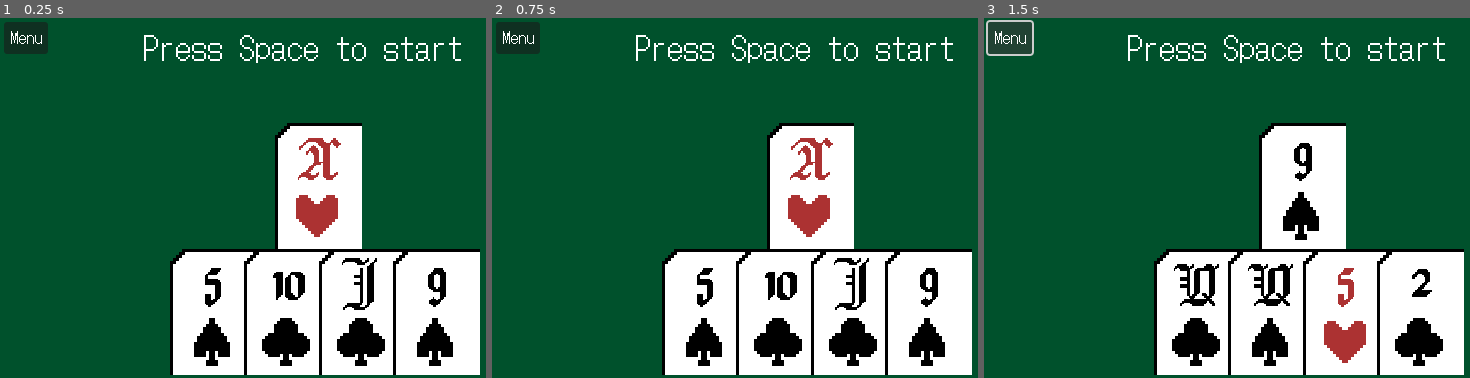
Above: before the commit, frames 1-3 (left to right).
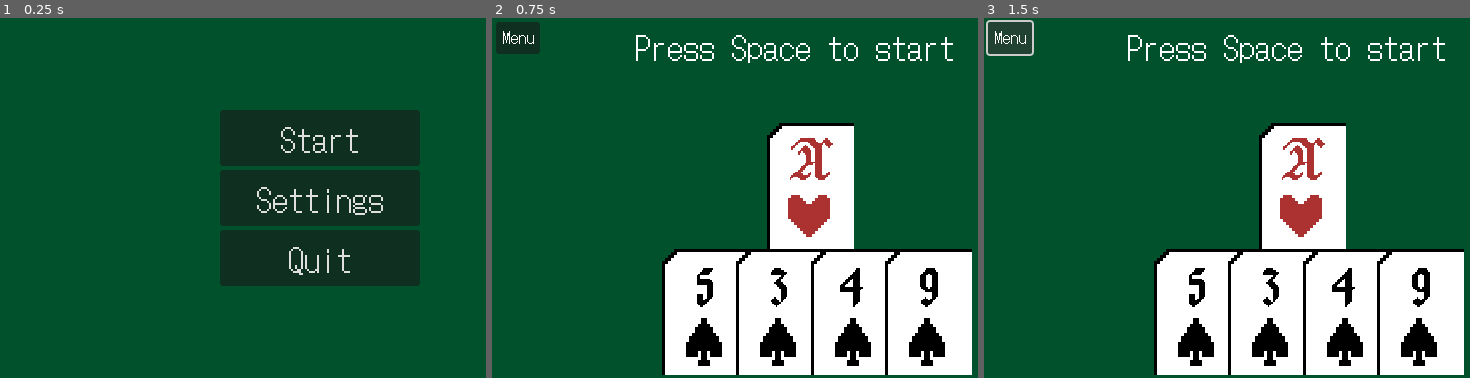
Above: after the commit, the same moments.

Repository: CJ5518/cribbage-scorer
Game: Godot game, scene res://scenes/main_menu.tscn
The game is run twice, just before and just after one commit, with the same random seed, the same clock (stepped at 60 frames per second) and the same inputs. Before the commit the project starts from res://scenes/game_scene.tscn.
Inputs (mouse positions are in pixels of both pictures, inside the frame that each line leads up to):
- Up to frame 1 (0.25 s): no input
- Up to frame 2 (0.75 s): click (812, 136) at 0.5 s, where only the run after the commit has a clickable "Start"
- Up to frame 3 (1.5 s): click "Menu" at 1.25 s

The runs differ from the first frame. In frame 1, 39% of the frame differs, in the area x 0-99%, y 1-100%; in frame 2, 1.2%; in frame 3, 4.1%.

Commit message:
Fix bugs

Diff:
--- a/project.godot
+++ b/project.godot
@@ -11,7 +11,7 @@
 [application]
 
 config/name="CribbageScorer"
-run/main_scene="uid://tm8nio65l2cl"
+run/main_scene="uid://cfjsuiv4cqrkk"
 config/features=PackedStringArray("4.5", "GL Compatibility")
 run/max_fps=60
 config/icon="res://images/icon.svg"
--- a/scripts/cribbage.gd
+++ b/scripts/cribbage.gd
@@ -90,7 +90,10 @@
 		elif values[q] == lastItem + 1:
 			runLength += 1
 		else:
-			runLength = 1
+			if runLength >= 3:
+				break
+			else:
+				runLength = 1
 			runDoubles = []
 		lastItem = values[q]
 	if runLength >= 3:
--- a/scripts/game_scene.gd
+++ b/scripts/game_scene.gd
@@ -46,7 +46,6 @@
 		numsJustPressed.append(false)
 	deck = Deck.new()
 	randomCards()
-	$Control/MenuButton.pressed.connect(randomCards)
 
 #Could've done classes but with 2 states it wasn't really a huge deal imo
 func exitWaiting():
--- a/test/unit/test_cribbage.gd
+++ b/test/unit/test_cribbage.gd
@@ -57,6 +57,7 @@
 	assertScoreIs([[4,suit],[5,suit],[3,suit],[6,suit]], [4,Cards.SUIT.SPADE], false, 18)
 	assertScoreIs([[4,suit],[5,suit],[6,Cards.SUIT.SPADE],[6,suit]], [4,Cards.SUIT.SPADE], false, 24)
 	assertScoreIs([[5, suit],[5,Cards.SUIT.CLUB],[5,suit],[5,suit]], [6,0], false, 20)
+	assertScoreIs([[7, Cards.SUIT.SPADE], [2, Cards.SUIT.HEART], [5, Cards.SUIT.HEART], [6,Cards.SUIT.HEART]], [11, Cards.SUIT.DIAMOND], false, 7)
 
 func test_discard_decisions():
 	var decisions = CribbageThinker.pickGoodChoicesForDiscard([
